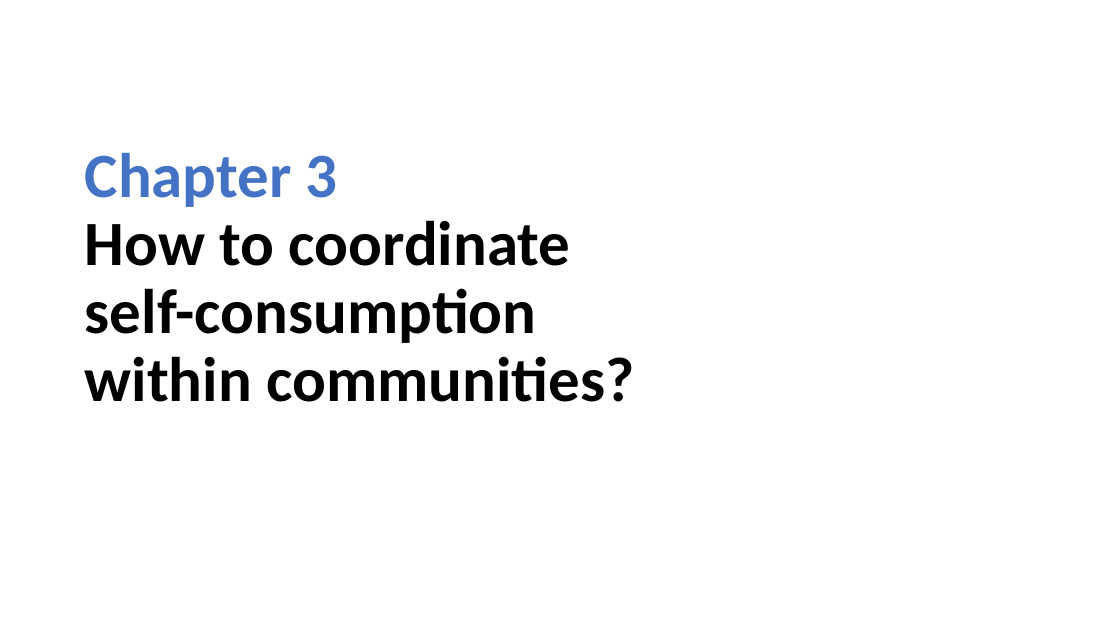
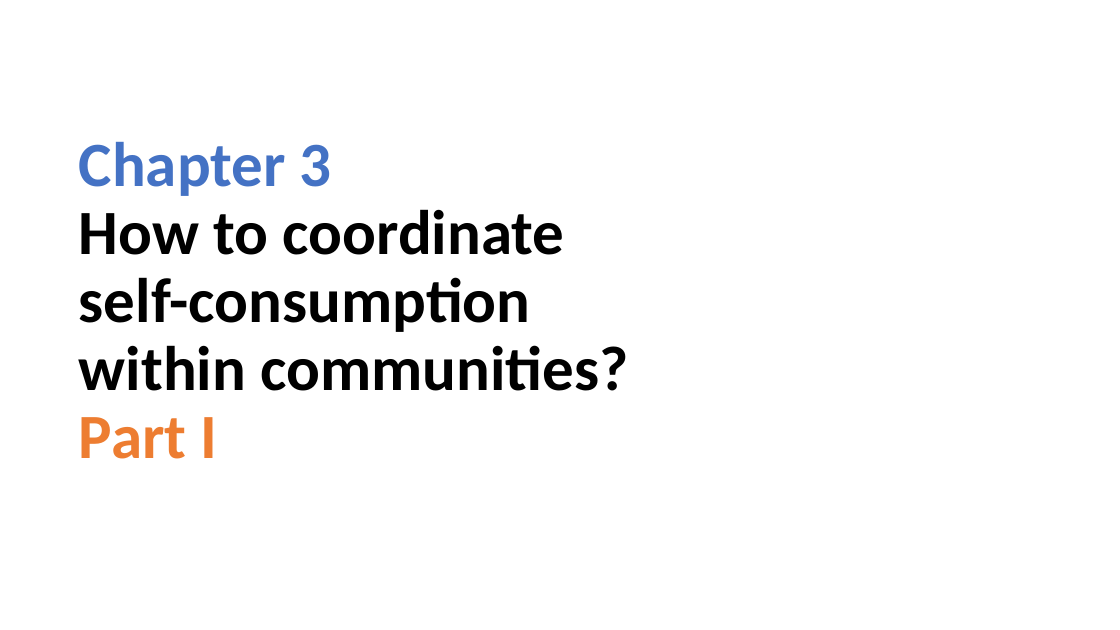
Before and after one commit to Jonathan56/supplementary_thesis, a slide deck: slide 32 of figures.pptx. Drawn at 1120x630 pixels with LibreOffice and Linux fonts; fonts in the diff are those of the drawing. Boxes give left, top, right and bottom in pixels: in the first picture for what was removed or moved away, otherwise in the second. Text is boxed around its words. In the diff, an @@ line names an element or a change of style, - is before the commit and + after.

Commit message:
chapter 6

```diff
--- a/figures.pptx
+++ b/figures.pptx
@@ title at (x1=79, y1=142, x2=628, y2=459): text changed @@
-Chapter 3
-How to coordinate
-self-consumption
-within communities?
+Chapter 3
+How to coordinate
+self-consumption
+within communities?
+Part I
```
Also in this commit, not shown: 9 other slides changed, 13 slides added, 6 slides removed, 19 other files.
